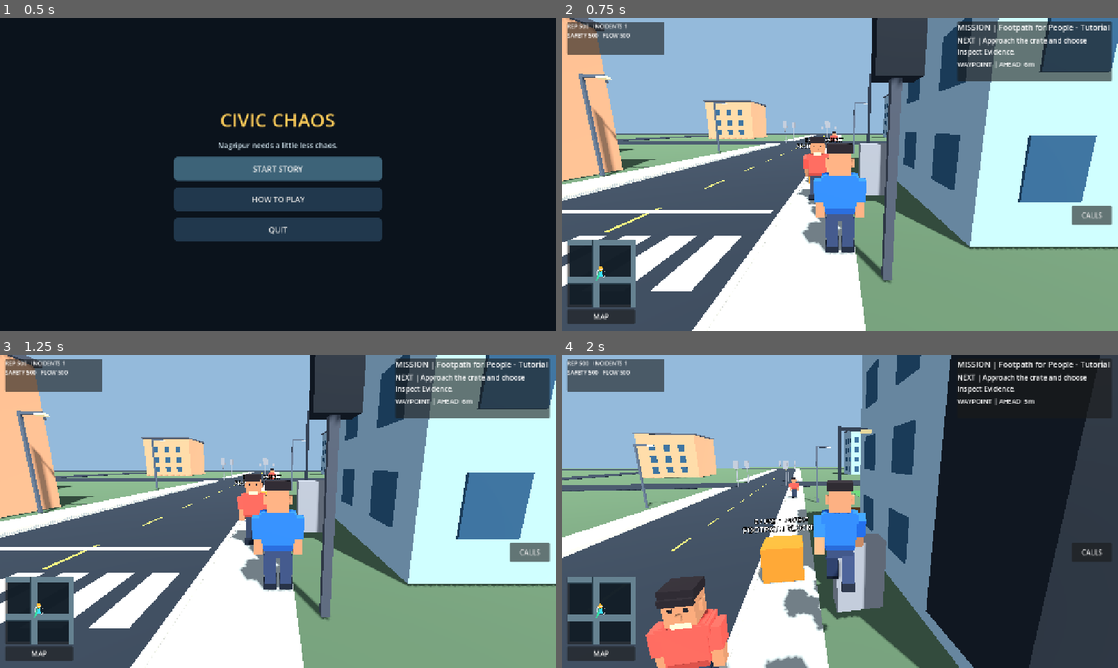
Above: before the commit, frames 1-4 (two rows, left to right).
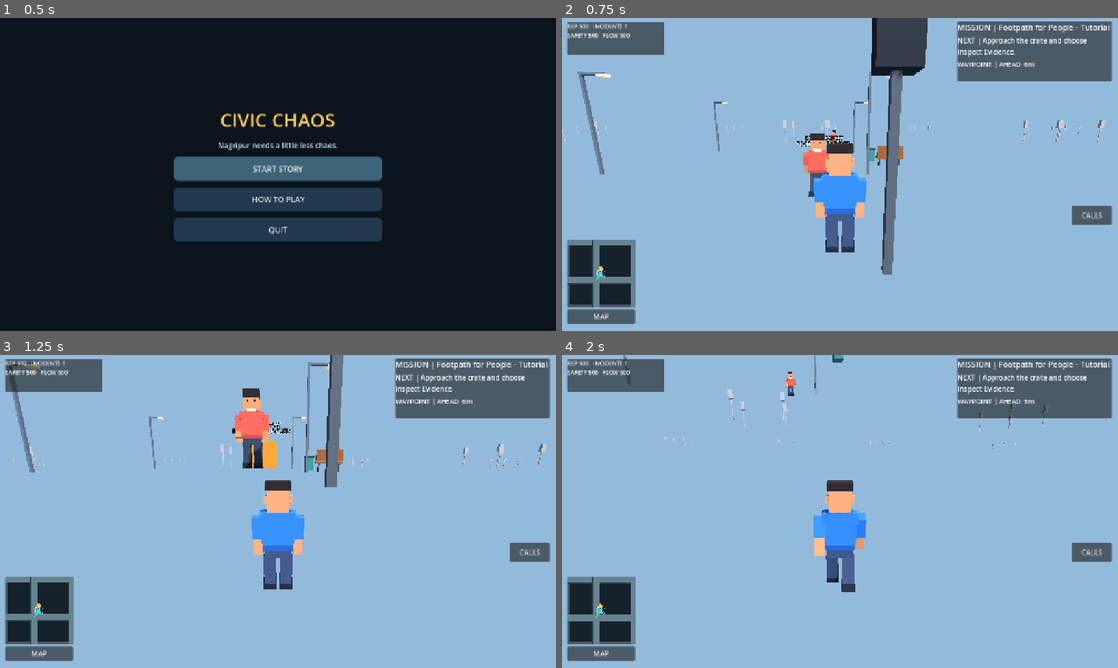
Above: after the commit, the same moments.

Repository: gauravprajapat-23/civic-chaos
Game: Godot game, scene res://scenes/core/menu.tscn
The game is run twice, just before and just after one commit, with the same random seed, the same clock (stepped at 60 frames per second) and the same inputs.
Inputs (mouse positions are in pixels of both pictures, inside the frame that each line leads up to):
- Up to frame 1 (0.5 s): no input
- Up to frame 2 (0.75 s): click "START STORY" at 0.5 s
- Up to frame 3 (1.25 s): no input
- Up to frame 4 (2 s): tap Enter at 1.25 s; move the mouse to (867, 511) at 1.27 s; hold W (move_forward) from 1.28 s (still down); hold E (interact) from 1.28 s (still down); tap Space (jump) at 1.52 s

Frame 1 is identical in both runs. In frame 2, 73% of the frame differs, in the area x 0-100%, y 0-100%; in frame 3, 78%; in frame 4, 78%.
Error after the commit: Parse Error: Expected variable name after "var". (res://scripts/world/neighborhood.gd:126)

Commit message:
feat(map): show eight caution-marked S-bends with roadside turn signs and no road-blocking colliders [skip ci]

Diff:
--- a/scripts/world/neighborhood.gd
+++ b/scripts/world/neighborhood.gd
@@ -44,6 +44,7 @@
     _lane_markings(half, road_half)
     _curb_accents(half, road_half)
     _stop_bars(road_half)
+    _challenge_road_markings()
     # Paint individual zebra stripes instead of a single white slab.
     var crossing_material := _material(Color(0.96, 0.96, 0.91))
     for arm in range(4):
@@ -75,6 +76,62 @@
         info.name = "DistrictInfoPoint"
         info.position = Vector3(road_half + sidewalk_width + 1.0, 0.2, -12)
         add_child(info)
+
+## MAP-CHALLENGE-01: warning stripes, chevrons and roadside S-bend
+## boards match the lane graph. These are visual-only: no collider or
+## traversable road obstruction, so the past gridlock bugs stay fixed.
+func _challenge_road_markings() -> void:
+    var yellow := _material(Color(1.0, 0.73, 0.16))
+    var white := _material(Color(0.96, 0.93, 0.82))
+    var dark := _material(Color(0.15, 0.17, 0.18))
+    var index: int = 0
+    for section in CityRoadLayout.challenge_segments():
+        var start: Vector3 = section["start"]
+        var finish: Vector3 = section["end"]
+        var axis: Vector3 = (finish - start).normalized()
+        var right: Vector3 = Vector3(-axis.z, 0, axis.x)
+        var perpendicular: float = atan2(-axis.x, -axis.z)
+        var mid: Vector3 = (start + finish) * 0.5
+        # The visual arrows sit on the asphalt and indicate the REAL bend
+        # ahead. They must not create a static physical blocker.
+        for step in range(3):
+            var along: float = 0.30 + 0.20 * float(step)
+            var position: Vector3 = start.lerp(finish, along)
+            var marker: MeshInstance3D = MeshInstance3D.new()
+            marker.name = "ChicaneChevron_%d_%d" % [index, step]
+            marker.mesh = BoxMesh.new()
+            (marker.mesh as BoxMesh).size = Vector3(0.15, 0.012, 1.2)
+            marker.position = position + Vector3.UP * 0.061
+            marker.rotation.y = perpendicular + PI * 0.25 * (1.0 if step != 1 else -1.0)
+            marker.material_override = yellow
+            marker.cast_shadow = GeometryInstance3D.SHADOW_CASTING_SETTING_OFF
+            add_child(marker)
+        # Keep the board beyond the road's 4m half-width, with no
+        # collider: it is environmental guidance rather than a trap.
+        var board := Node3D.new()
+        board.name = "ChicaneWarning_%d" % index
+        board.position = mid + right * 6.2
+        add_child(board)
+        _facade_panel(board, "WarningPole", Vector3(0, 1.0, 0),
+            Vector3(0.12, 2.0, 0.12), dark)
+        var warning := MeshInstance3D.new()
+        warning.name = "S_Bend_Sign"
+        var sign_mesh := BoxMesh.new()
+        sign_mesh.size = Vector3(1.5, 0.95, 0.10)
+        warning.mesh = sign_mesh
+        warning.position = Vector3(0, 2.1, 0)
+        warning.rotation.y = perpendicular
+        warning.material_override = yellow
+        board.add_child(warning)
+        var signal := Label3D.new()
+        signal.name = "SharpTurnLabel"
+        signal.text = "S BEND"
+        signal.font_size = 36
+        signal.pixel_size = 0.005
+        signal.position = Vector3(0, 2.1, 0.08)
+        signal.rotation.y = perpendicular
+        board.add_child(signal)
+        index += 1
 
 func _sidewalk_sections(half: float, road_half: float) -> void:
     var spans: Array[Vector2] = CityRoadLayout.sidewalk_intervals(half, road_half)
